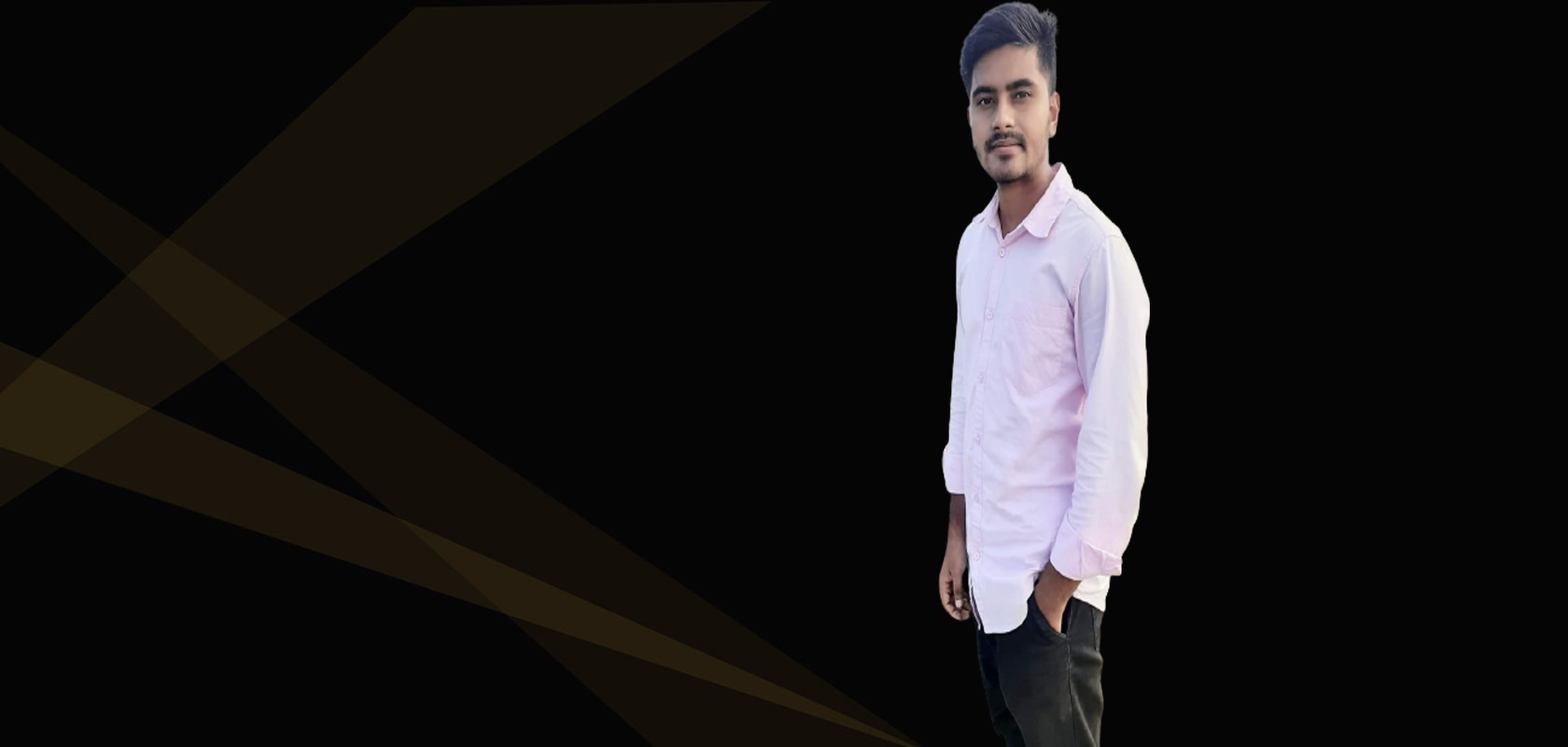
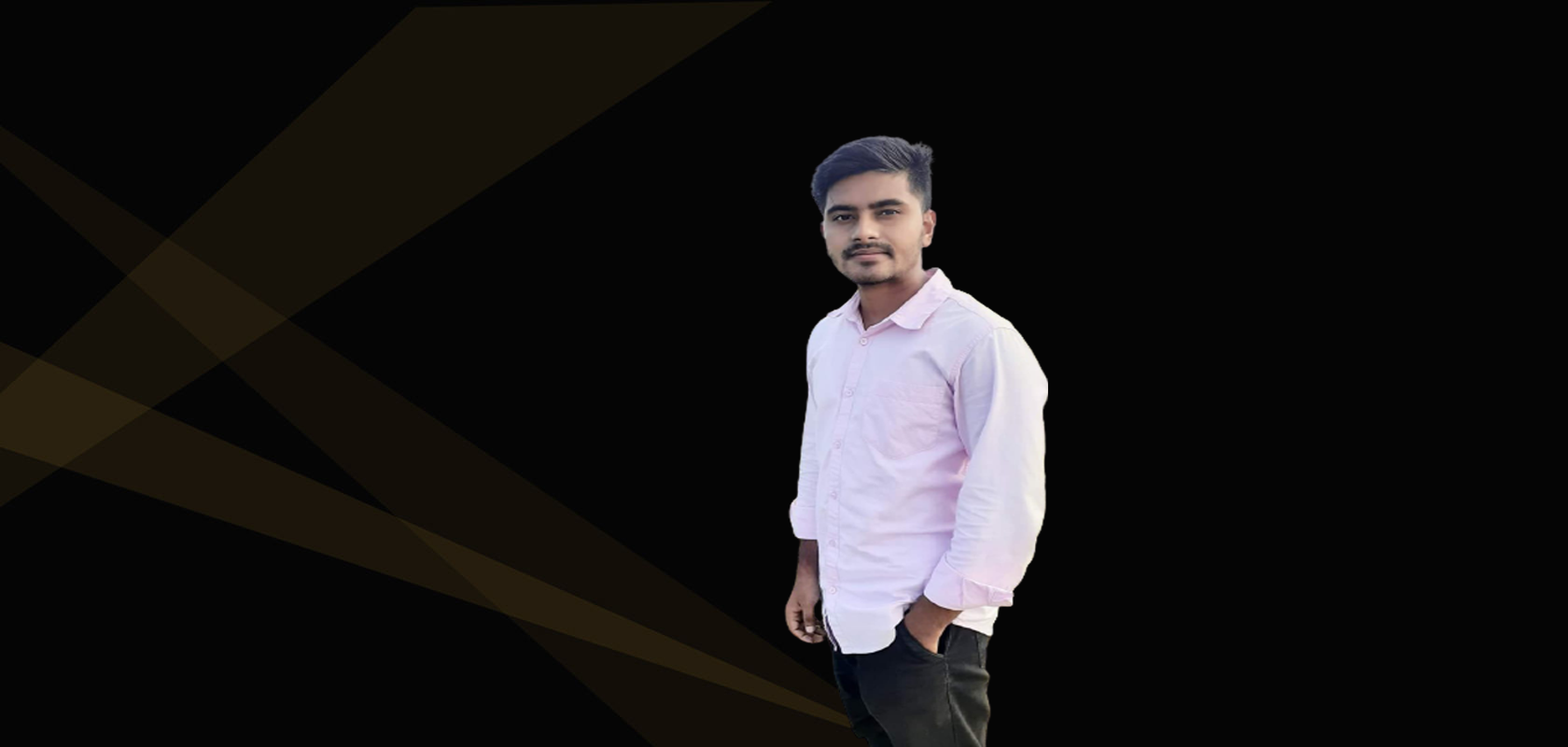
Two versions of the same layered image (1568 × 747). Layer-by-layer changes:
painted on "Layer 1" over (784, 0, 1150, 747)
